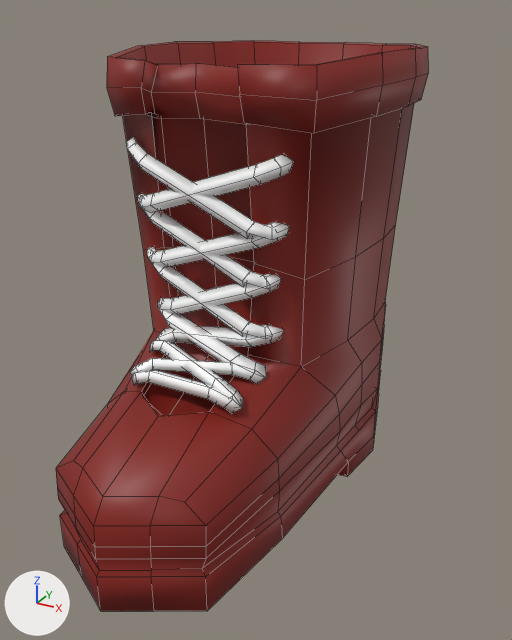
Before and after pictures for a commit that changed the FBX model DIPAvatarChat/Assets/Resources/Blender/Shoes/laceupbootsleft.fbx.
The view is the same before and after, from a 50 mm camera at (0.312, -0.623, 0.409) aimed at (0.014, -0.081, 0.138). Every picture has the same lights, and +X, +Y and +Z are marked at lower left. Mesh edges are drawn as thin lines. Where no turn or scale is listed for an object, it has been applied to the vertices.

The first picture shows 'LaceUpBootsLeft'.
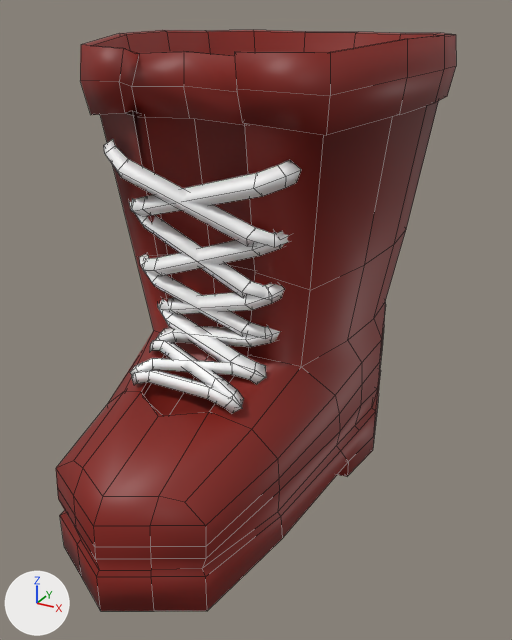
What the commit changed:
me_cylinder_021 is used by ob_laceupbootsleft; location (0.0, 0.0, 0.0).
me_cylinder_021 had 531 vertices, 517 faces and spanned x -0.124..0.125, y -0.316..0.149, z -0.025..0.379.
me_cylinder_021 now has 531 vertices, 517 faces and spans x -0.145..0.146, y -0.316..0.183, z -0.025..0.389.
me_cylinder_021 part 1: the loose piece of 18 vertices spanning x -0.077..0.064, y -0.154..-0.122, z 0.195..0.263 is scaled about its middle by 1.08, then moved by (-0.001, -0.005, -0.005).
me_cylinder_021 part 2: the loose piece of 18 vertices spanning x -0.066..0.073, y -0.153..-0.132, z 0.196..0.256 is scaled about its middle by 1.08, then moved by (0.0, -0.005, -0.005).
me_cylinder_021 part 3: 162 of 531 vertices moved; they spanned x -0.124..0.125, y -0.162..0.149, z 0.189..0.379 and now span x -0.145..0.146, y -0.179..0.183, z 0.181..0.389; mean shift (0.0, 0.001, 0.001); largest move (0.001, 0.145, 0.375) -> (0.001, 0.179, 0.385).

Location of each change, [x1, y1, x2, y2] in pixels of the pictures (512 x 640 px; the box of a moved part takes in the faces that stretch with it):
'LaceUpBootsLeft', reshaped (8% wider): before [56, 41, 428, 611]; after [56, 30, 456, 611]
part 1 of me_cylinder_021, moved or reshaped: before [137, 194, 270, 288]; after [129, 202, 271, 300]
part 2 of me_cylinder_021, moved or reshaped: before [149, 222, 289, 267]; after [143, 232, 289, 276]
part 3 of me_cylinder_021, moved or reshaped: before [107, 41, 428, 366]; after [80, 30, 456, 366]
